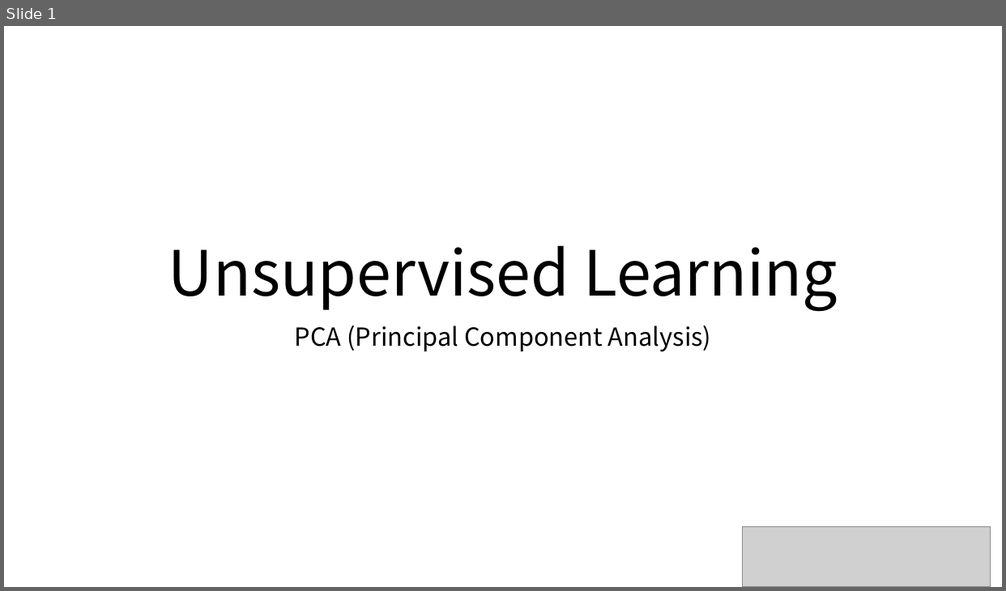
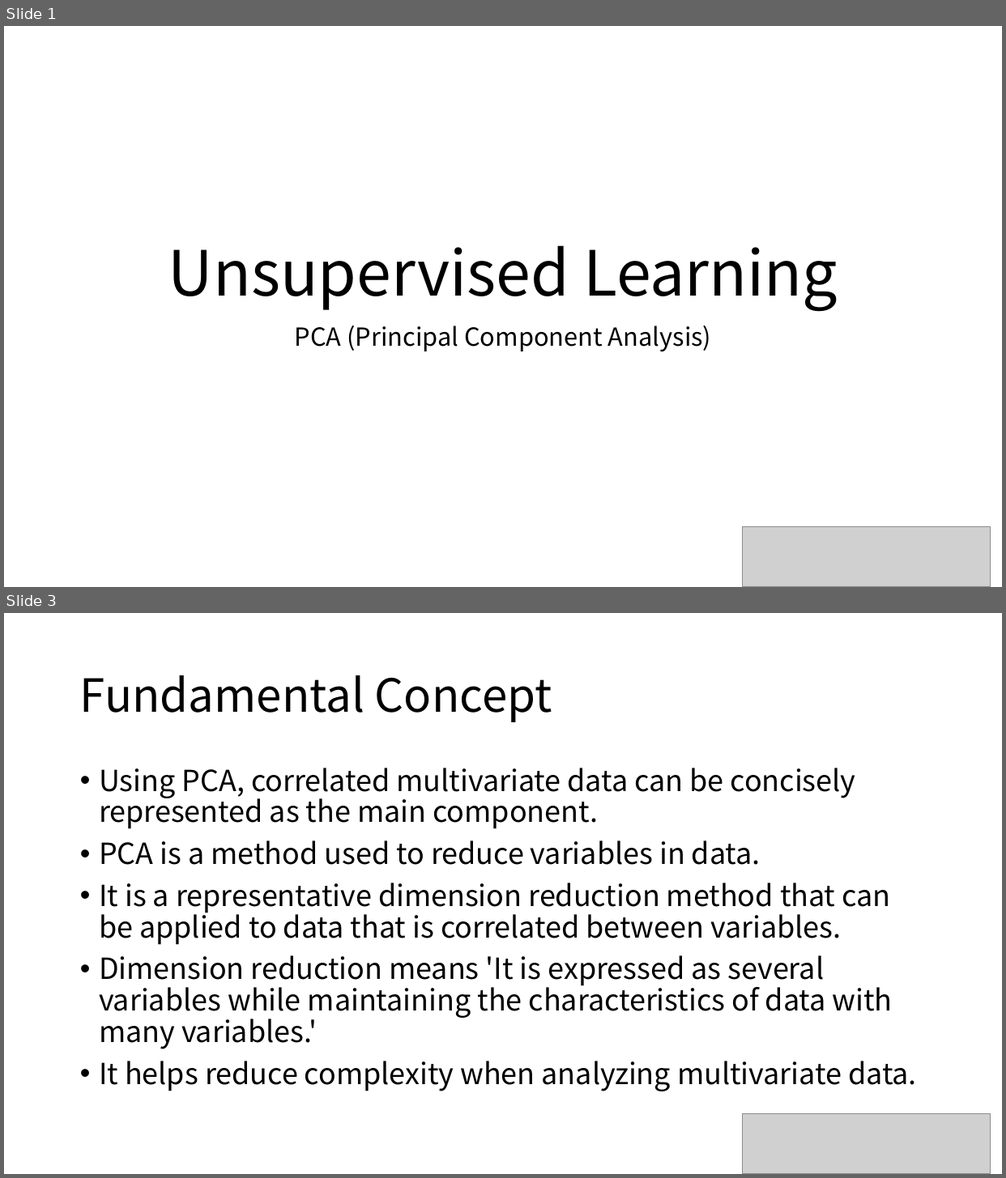
Before and after one commit to majorWallet/Machine_Learning_Algorithms_Library, a slide deck: 3-10_PCA.pptx. Shown one above the other, each under a label of ours: slide 1 before the commit, slides 1 and 3 after it; the slides between them are not shown. The pictures are 1006x591 and 1006x1178 pixels, drawn with LibreOffice and Linux fonts; fonts in the diff are those of the drawing; grey boxes stand for pictures. Boxes give left, top, right and bottom in pixels: in the first picture for what was removed or moved away, otherwise in the second. Text is boxed around its words. In the diff, an @@ line names an element or a change of style, - is before the commit and + after.

```diff
--- a/3-10_PCA.pptx
+++ b/3-10_PCA.pptx
@@ slide 3 added at <box>4,613,1002,1174</box>, background #FFFFFF @@
@@ title added at <box>80,675,552,722</box>, 44 pt, text #000000 @@
+Fundamental Concept
@@ text added at <box>99,768,917,1092</box>, 28 pt, text #000000 @@
+• Using PCA, correlated multivariate data can be concisely represented as the main component.
+• PCA is a method used to reduce variables in data.
+• It is a representative dimension reduction method that can be applied to data that is correlated between variables.
+• Dimension reduction means 'It is expressed as several variables while maintaining the characteristics of data with many variables.'
+• It helps reduce complexity when analyzing multivariate data.
@@ picture added at <box>742,1114,991,1174</box> @@
```
Also in this commit, not shown: 12 other slides added, 12 other files.
